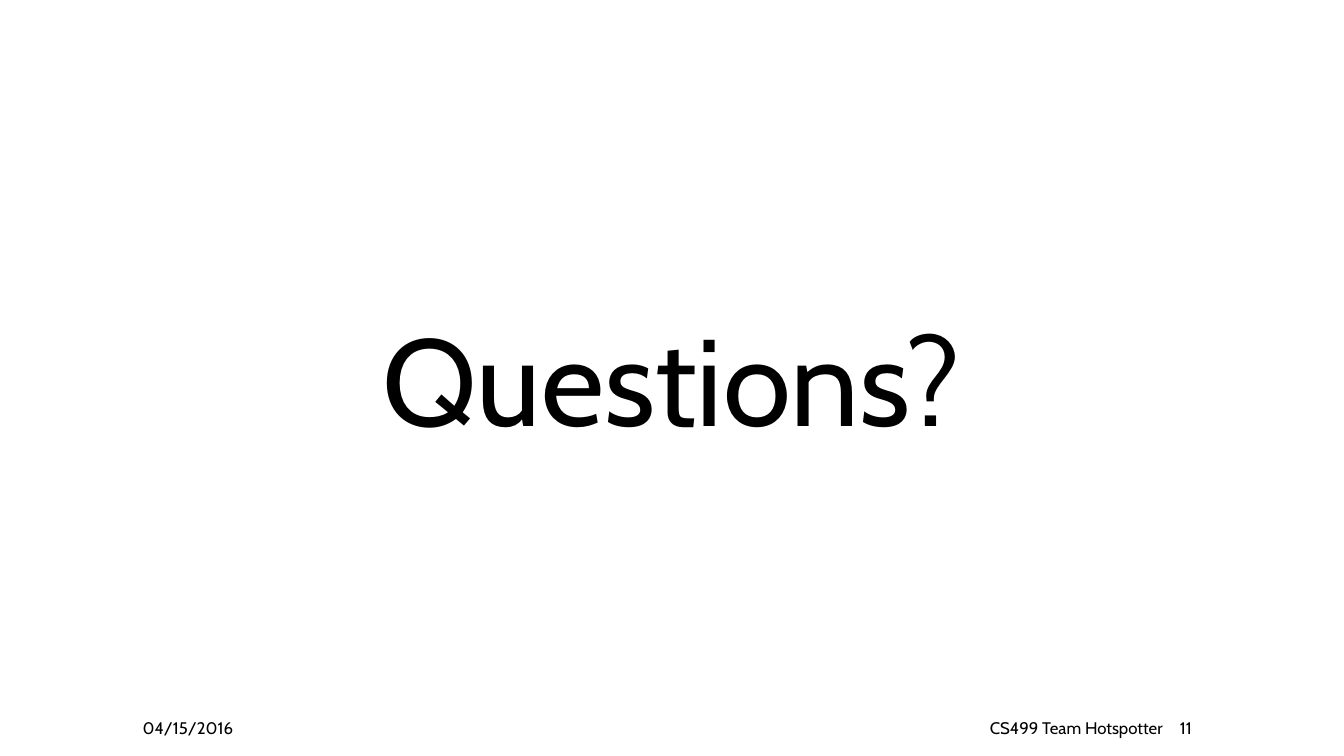
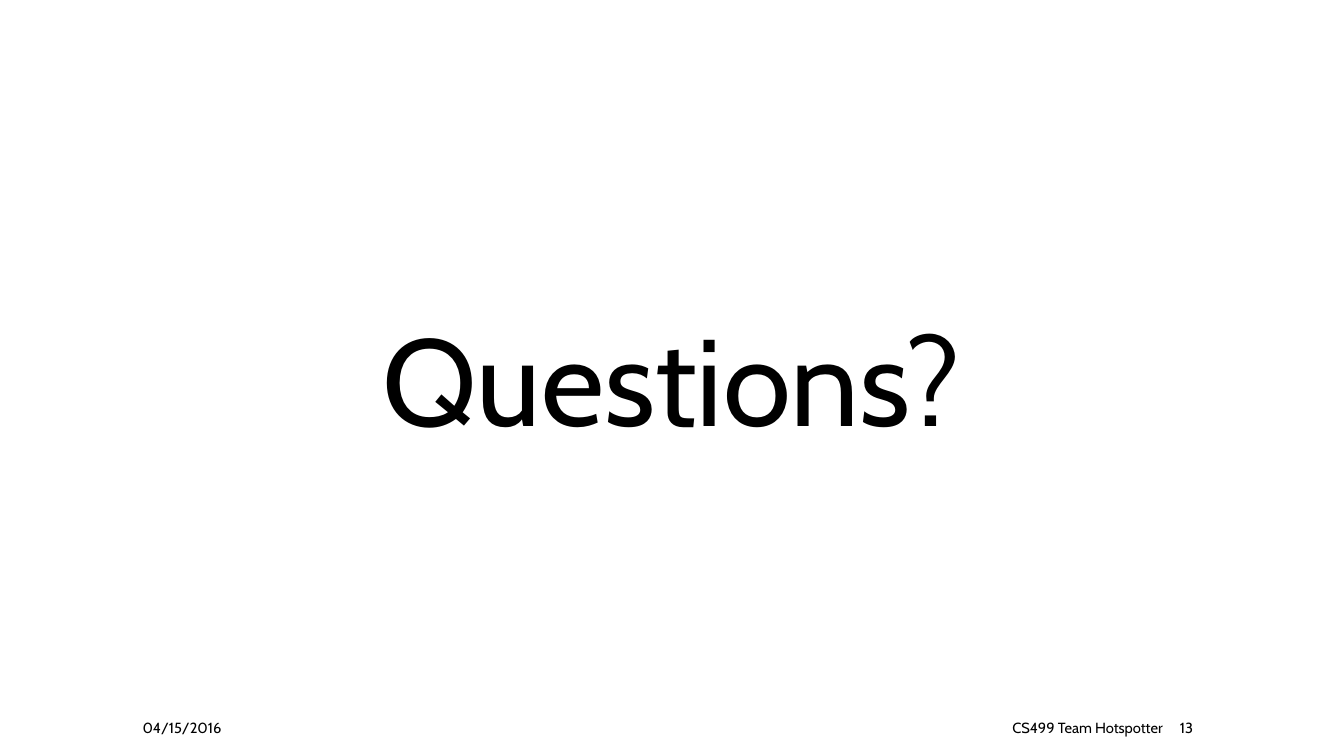
Before and after one commit to spesmit/hotspotter, a slide deck: slide 13 of Documentation/Presentations/CS499 Final Presentation.pptx (slide 11 before the commit). Drawn at 1344x756 pixels with LibreOffice and Linux fonts; fonts in the diff are those of the drawing; background and template pictures are left out. Boxes give left, top, right and bottom in pixels: in the first picture for what was removed or moved away, otherwise in the second. Text is boxed around its words. In the diff, an @@ line names an element or a change of style, - is before the commit and + after.

Commit message:
format footer and add mamangment slides

```diff
--- a/Documentation/Presentations/CS499 Final Presentation.pptx
+++ b/Documentation/Presentations/CS499 Final Presentation.pptx
@@ text "04/15/2016" at bbox=[143, 722, 222, 735]: size 12 to 10.5 pt @@
@@ text "CS499 Team Hotspotter" at bbox=[1012, 722, 1163, 737]: size 12 to 10.5 pt @@
@@ page number at bbox=[1180, 722, 1193, 734]: text changed; size 12 to 10.5 pt @@
-11
+13
```
Also in this commit, not shown: 6 other slides changed, 2 slides added, 1 other file.
